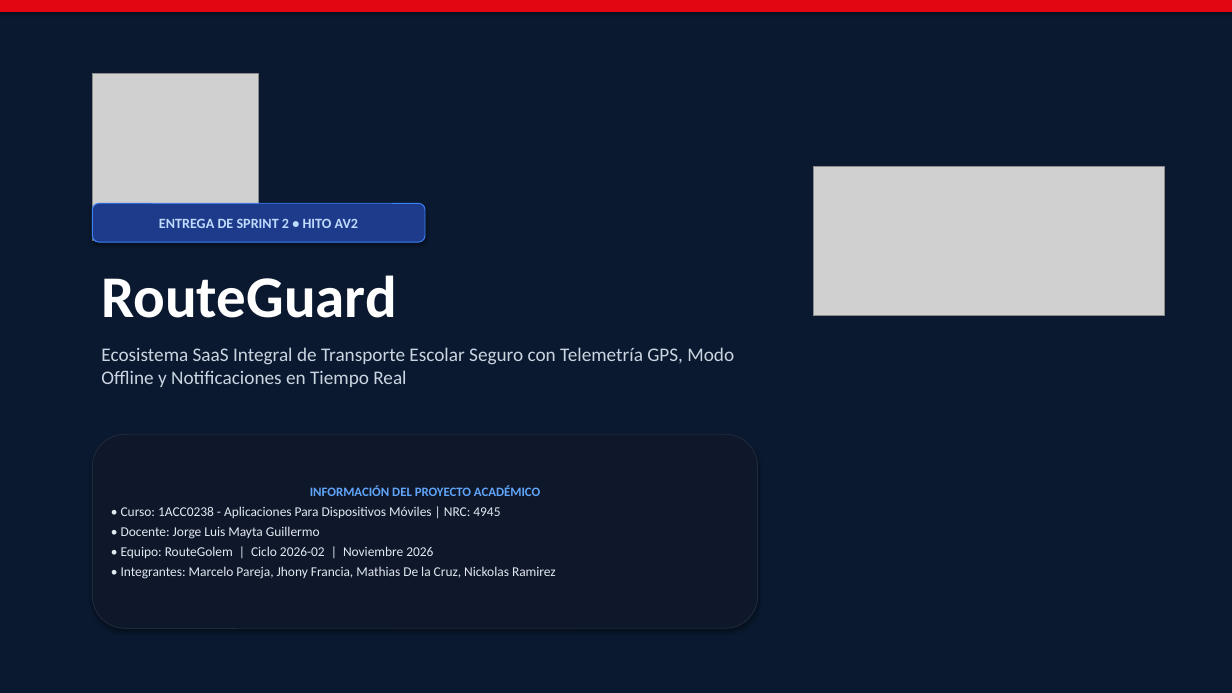
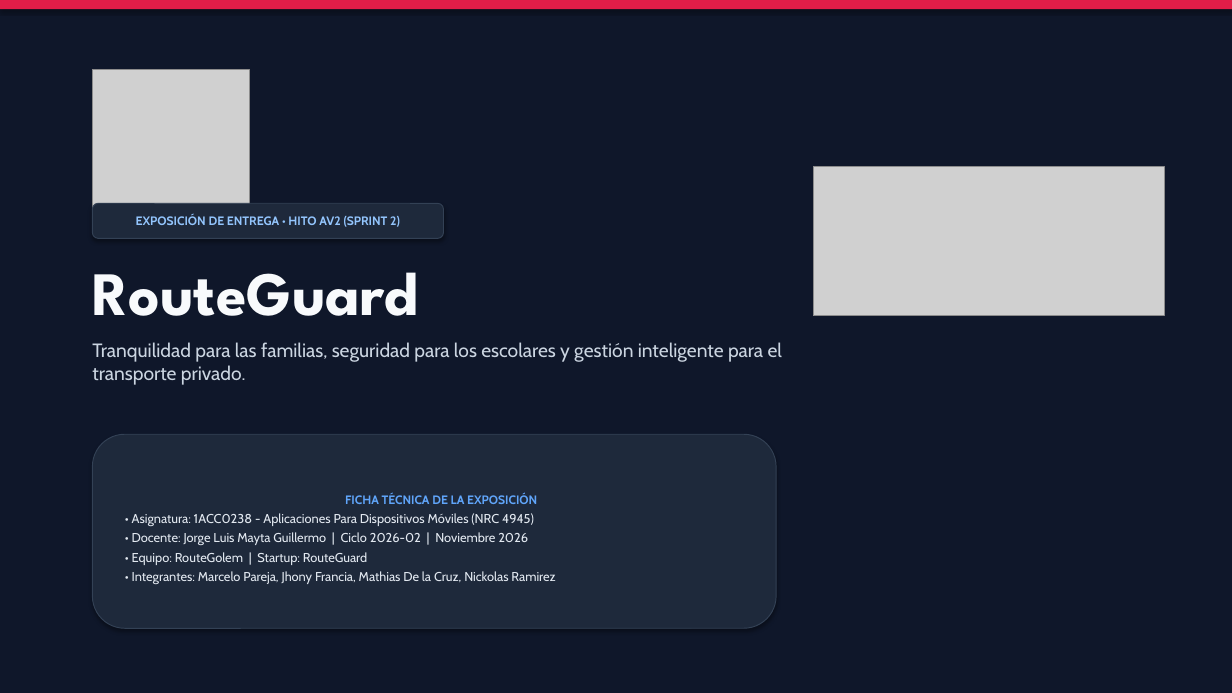
Before and after one commit to upc-pre-202620-1acc0238-4945-routegolem/routeguard-report, a slide deck: slide 1 of RouteGuard_Presentacion_Sprint2_AV2.pptx. Drawn at 1232x693 pixels with LibreOffice and Linux fonts; fonts in the diff are those of the drawing; grey boxes stand for pictures. Boxes give left, top, right and bottom in pixels: in the first picture for what was removed or moved away, otherwise in the second. Text is boxed around its words. In the diff, an @@ line names an element or a change of style, - is before the commit and + after.

Commit message:
style(presentation): refine typography, human storytelling copy and visual layout

```diff
--- a/RouteGuard_Presentacion_Sprint2_AV2.pptx
+++ b/RouteGuard_Presentacion_Sprint2_AV2.pptx
@@ rectangle at (0,0,1232,693): fill #0A192F to #0F172A; outline #0A192F 0.75 pt to none @@
@@ rectangle at (0,0,1232,9): fill #E20613 to #E11D48; outline #E20613 0.75 pt to none @@
@@ picture: place and size @@
-picture at (92,74,259,240)
+picture at (92,69,250,226)
@@ rounded rectangle "EXPOSICIÓN DE ENTREGA • HITO ...": place and size @@
-rounded rectangle "EXPOSICIÓN DE ENTREGA • HITO ..." at (92,203,425,242)
+rounded rectangle "EXPOSICIÓN DE ENTREGA • HITO ..." at (92,203,444,238)
@@ rounded rectangle "EXPOSICIÓN DE ENTREGA • HITO ..." at (92,203,444,238): fill #1E3A8A to #1E293B; outline #3B82F6 0.75 pt to #334155 0.75 pt @@
@@ text in rounded rectangle at (136,215,400,227): text changed; size 11 to 9.5 pt; font Calibri to Cabin; text colour #BFDBFE to #93C5FD @@
-ENTREGA DE SPRINT 2 • HITO AV2
+EXPOSICIÓN DE ENTREGA • HITO AV2 (SPRINT 2)
@@ text at (92,272,418,316): size 46 to 48 pt, font Calibri to League Spartan, text colour #FFFFFF to #F8FAFC in "RouteGuard" @@
@@ text at (92,342,782,385): text changed; font Calibri to Cabin @@
-Ecosistema SaaS Integral de Transporte Escolar Seguro con Telemetría GPS, Modo Offline y Notificaciones en Tiempo Real
+Tranquilidad para las familias, seguridad para los escolares y gestión inteligente para el transporte privado.
@@ rounded rectangle "FICHA TÉCNICA DE LA EXPOSICIÓN": place and size @@
-rounded rectangle "FICHA TÉCNICA DE LA EXPOSICIÓN" at (92,434,758,628)
+rounded rectangle "FICHA TÉCNICA DE LA EXPOSICIÓN" at (92,434,776,628)
@@ rounded rectangle "FICHA TÉCNICA DE LA EXPOSICIÓN" at (92,434,776,628): fill #0F172A to #1E293B; outline #1E293B 0.75 pt to #334155 0.75 pt @@
@@ text in rounded rectangle at (132,495,537,565): text changed; size 10.5 to 10 pt; font Calibri to Cabin @@
-INFORMACIÓN DEL PROYECTO ACADÉMICO
-• Curso: 1ACC0238 - Aplicaciones Para Dispositivos Móviles | NRC: 4945
-• Docente: Jorge Luis Mayta Guillermo
-• Equipo: RouteGolem | Ciclo 2026-02 | Noviembre 2026
+FICHA TÉCNICA DE LA EXPOSICIÓN
+• Asignatura: 1ACC0238 - Aplicaciones Para Dispositivos Móviles (NRC 4945)
+• Docente: Jorge Luis Mayta Guillermo | Ciclo 2026-02 | Noviembre 2026
+• Equipo: RouteGolem | Startup: RouteGuard
@@ text in rounded rectangle at (132,571,555,584): size 10.5 to 10 pt, font Calibri to Cabin in "• Integrantes: Marcelo Pareja, Jhony Francia, Mathias ..." @@
```
Also in this commit, not shown: 11 other slides changed, 5 slides added, 5 slides removed.
